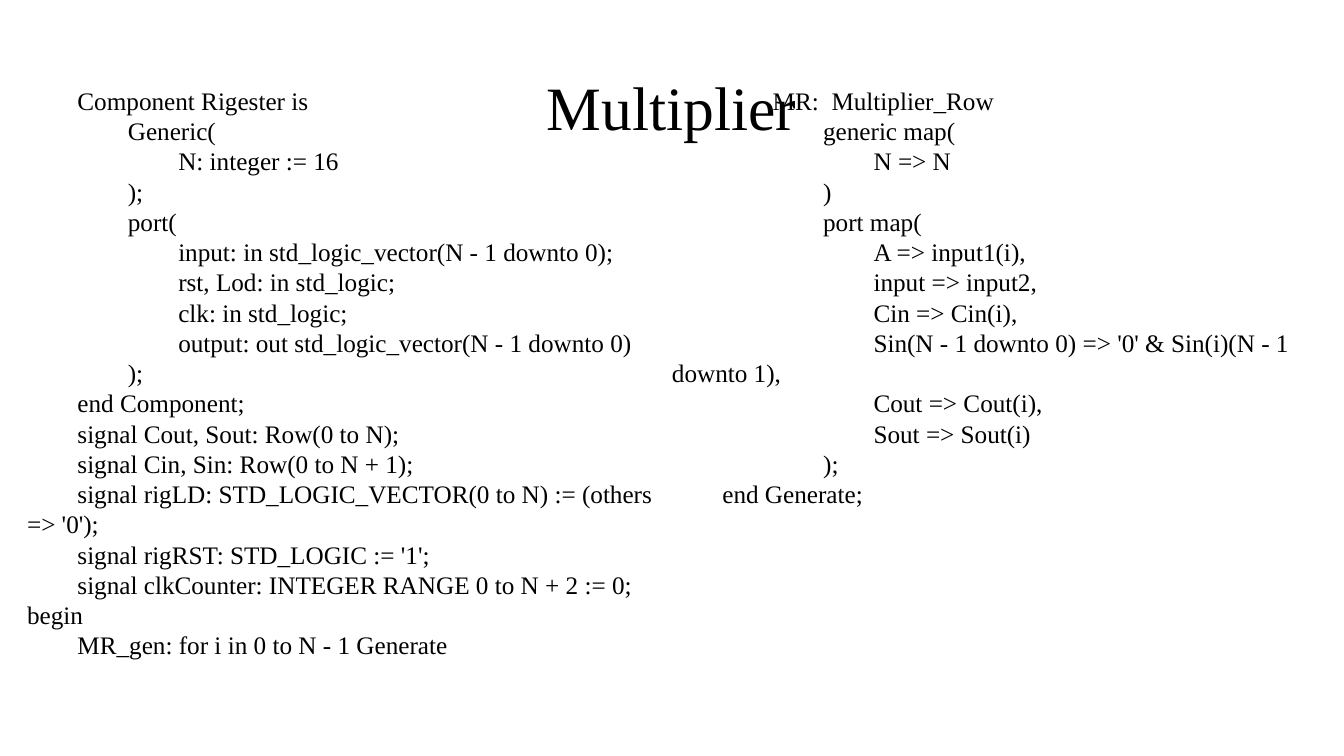
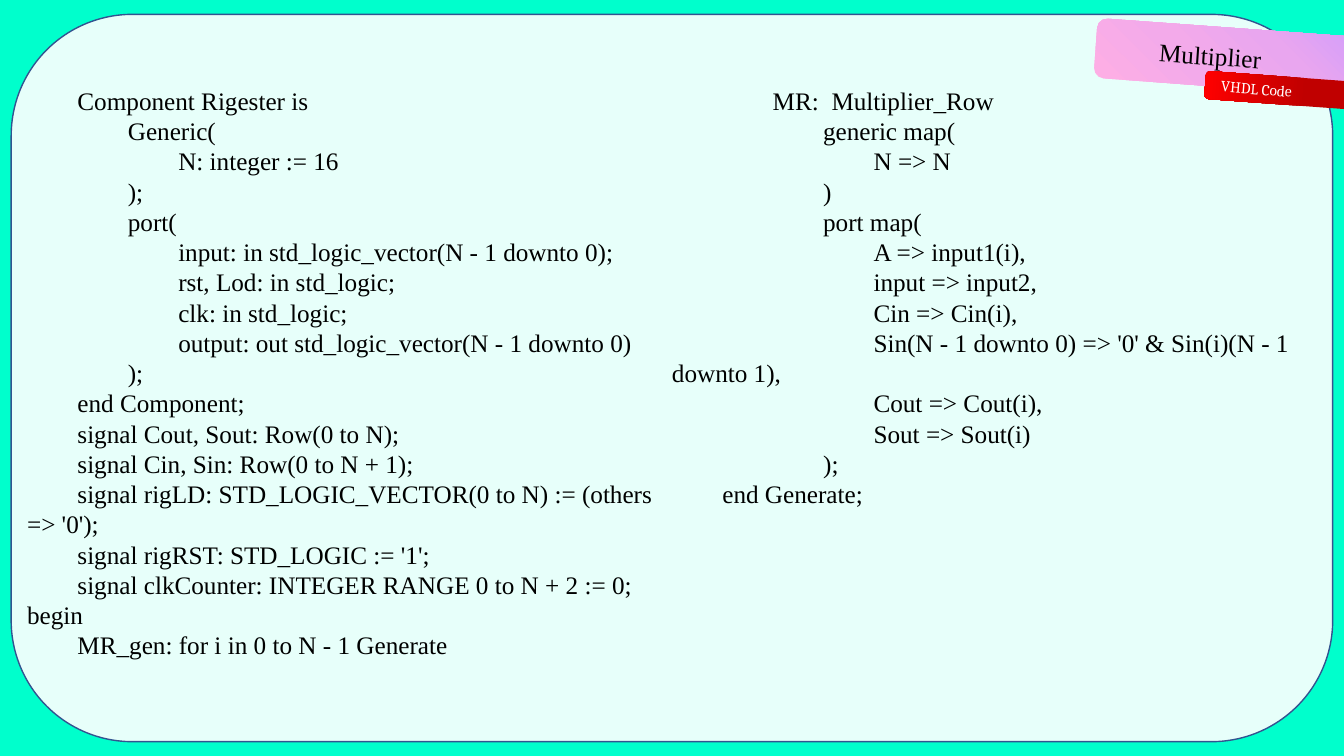
Before and after one commit to RAAvenger/N-Bit-Multiplier, a slide deck: slide 26 of Presentation.pptx (slide 27 before the commit). Drawn at 1344x756 pixels with LibreOffice and Linux fonts; fonts in the diff are those of the drawing. Boxes give left, top, right and bottom in pixels: in the first picture for what was removed or moved away, otherwise in the second. Text is boxed around its words. In the diff, an @@ line names an element or a change of style, - is before the commit and + after.

```diff
--- a/Presentation.pptx
+++ b/Presentation.pptx
@@ background #FFFFFF to #00FFCC @@
@@ rounded rectangle added at (x1=11, y1=14, x2=1333, y2=742), fill #E7FFFA, outline #325491 1 pt @@
@@ rounded rectangle added at (x1=1093, y1=18, x2=1344, y2=98), fill gradient #CB9BFF to #E9A6EF to #F3AAEA to #FFAFE4 @@
@@ title "Multiplier" moved from (x1=547, y1=87, x2=796, y2=142) to (x1=1159, y1=44, x2=1261, y2=73) @@
@@ title "Multiplier" at (x1=1159, y1=44, x2=1261, y2=73): size 44 to 18 pt; rotation 0 to 4 degrees @@
@@ rounded rectangle added at (x1=1205, y1=71, x2=1344, y2=111), fill gradient #C00000 to #FF0000 @@
@@ text added at (x1=1221, y1=81, x2=1291, y2=97), 11 pt, text #FFFFFF @@
+VHDL Code
```
Also in this commit, not shown: 27 other slides changed, 1 slide added, 1 slide removed, 1 other file.
